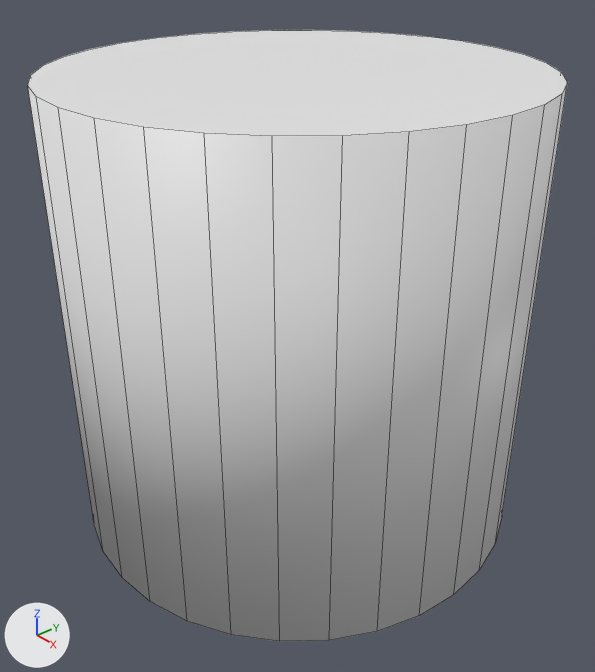
Renders of the Blender file SourceAssets/Cylinder.blend from each side of a commit.
Rendered twice from a camera (50 mm lens) standing at (1.242, -1.08, 0.801) and looking at (0.027, -0.023, -0.066). The axes (+X, +Y, +Z) are drawn at lower left. The lights are the same throughout. Mesh edges are drawn as thin lines.

The scene before the commit, as lines of its bpy script (objects in view):
```python
me_cylinder = bpy.data.meshes.new('Cylinder')
me_cylinder.from_pydata(...)  # a 32-sided cylinder along z spanning x -0.5..0.5, y -0.5..0.5, z -0.5..0.5
for i in [*range(0, 30), 31, 32]: me_cylinder.polygons[i].use_smooth = True
me_cylinder.materials.append(mat_diffuse_png)  # its picture is missing
ob_cylinder = bpy.data.objects.new('Cylinder', me_cylinder)
ob_cylinder.location = (0.0, 0.0, 0.0)
```
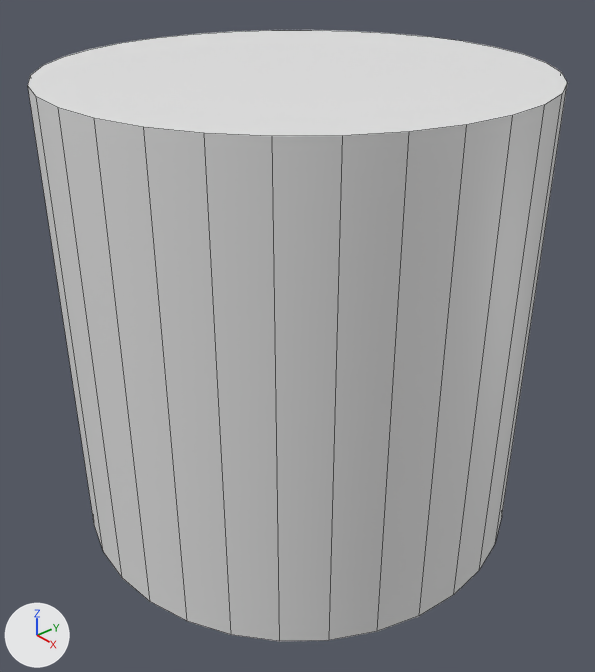
Changed parts and their boxes (x1, y1, x2, y2) in the pictures (595 x 672 px):
'Cylinder', shading changed, modifiers changed: (28, 30, 567, 641) in both
part 1 of me_cylinder, shading changed: (28, 30, 567, 136) in both

Diff of the bpy script that builds the scene:
```diff
--- a/SourceAssets/Cylinder.blend.py
+++ b/SourceAssets/Cylinder.blend.py
@@ me_cylinder @@
 me_cylinder.from_pydata(...)  # 64 vertices, 34 faces; spans x -0.5..0.5, y -0.5..0.5, z -0.5..0.5
 # used by ob_cylinder; location = (0.0, 0.0, 0.0)
+# me_cylinder part 1: all faces are now shaded smooth (2 of 34 changed)
 me_cylinder.materials.append(mat_diffuse_png)
@@ ob_cylinder @@
 ob_cylinder.location = (0.0, 0.0, 0.0)
+_m = ob_cylinder.modifiers.new('EdgeSplit', 'EDGE_SPLIT')
```
